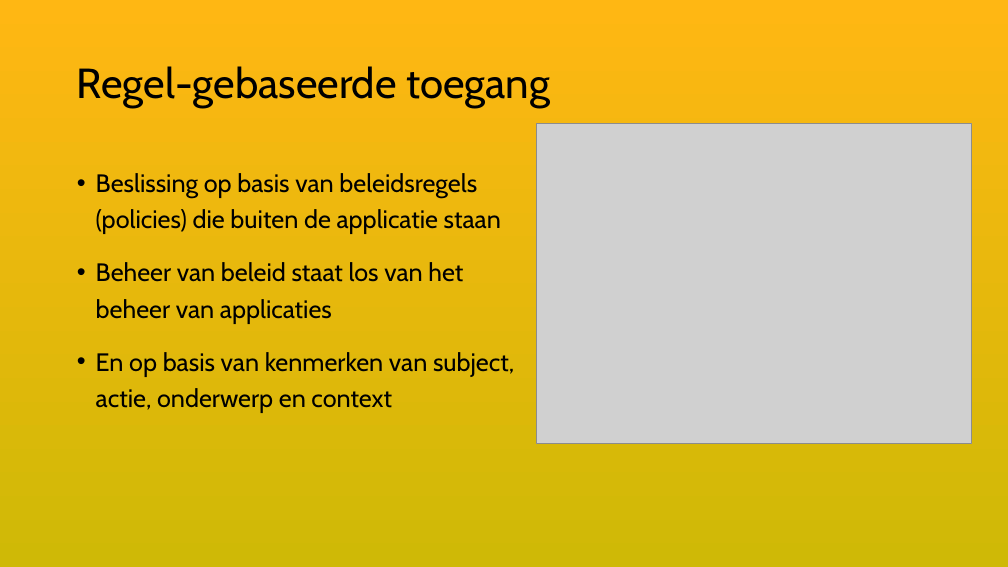
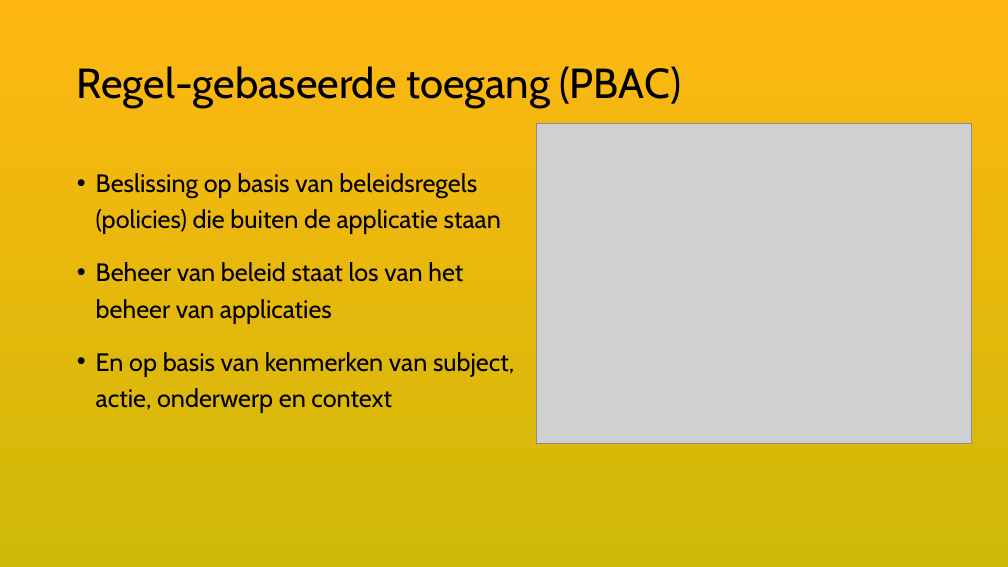
Before and after one commit to VNG-Realisatie/ftv, a slide deck: slide 8 of static/documents/20261118-keten-privacy-officers-JenV.pptx. Drawn at 1008x567 pixels with LibreOffice and Linux fonts; fonts in the diff are those of the drawing; grey boxes stand for pictures. Boxes give left, top, right and bottom in pixels: in the first picture for what was removed or moved away, otherwise in the second. Text is boxed around its words. In the diff, an @@ line names an element or a change of style, - is before the commit and + after.

```diff
--- a/static/documents/20261118-keten-privacy-officers-JenV.pptx
+++ b/static/documents/20261118-keten-privacy-officers-JenV.pptx
@@ title at box(77, 66, 682, 108): text changed @@
-Regel-gebaseerde toegang
+Regel-gebaseerde toegang (PBAC)
```
Also in this commit, not shown: 13 other slides changed, 3 slides added, 2 slides removed.
